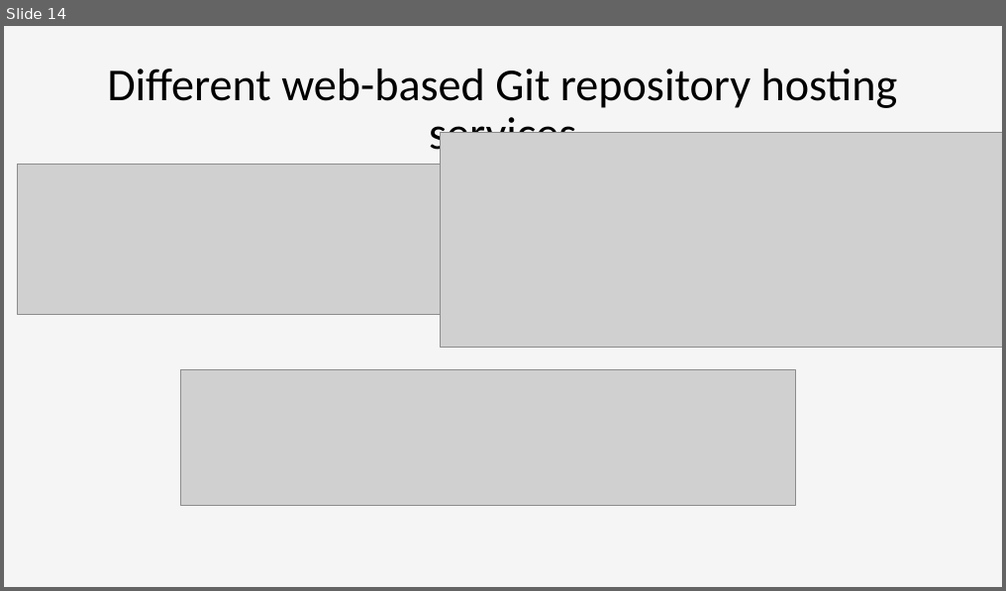
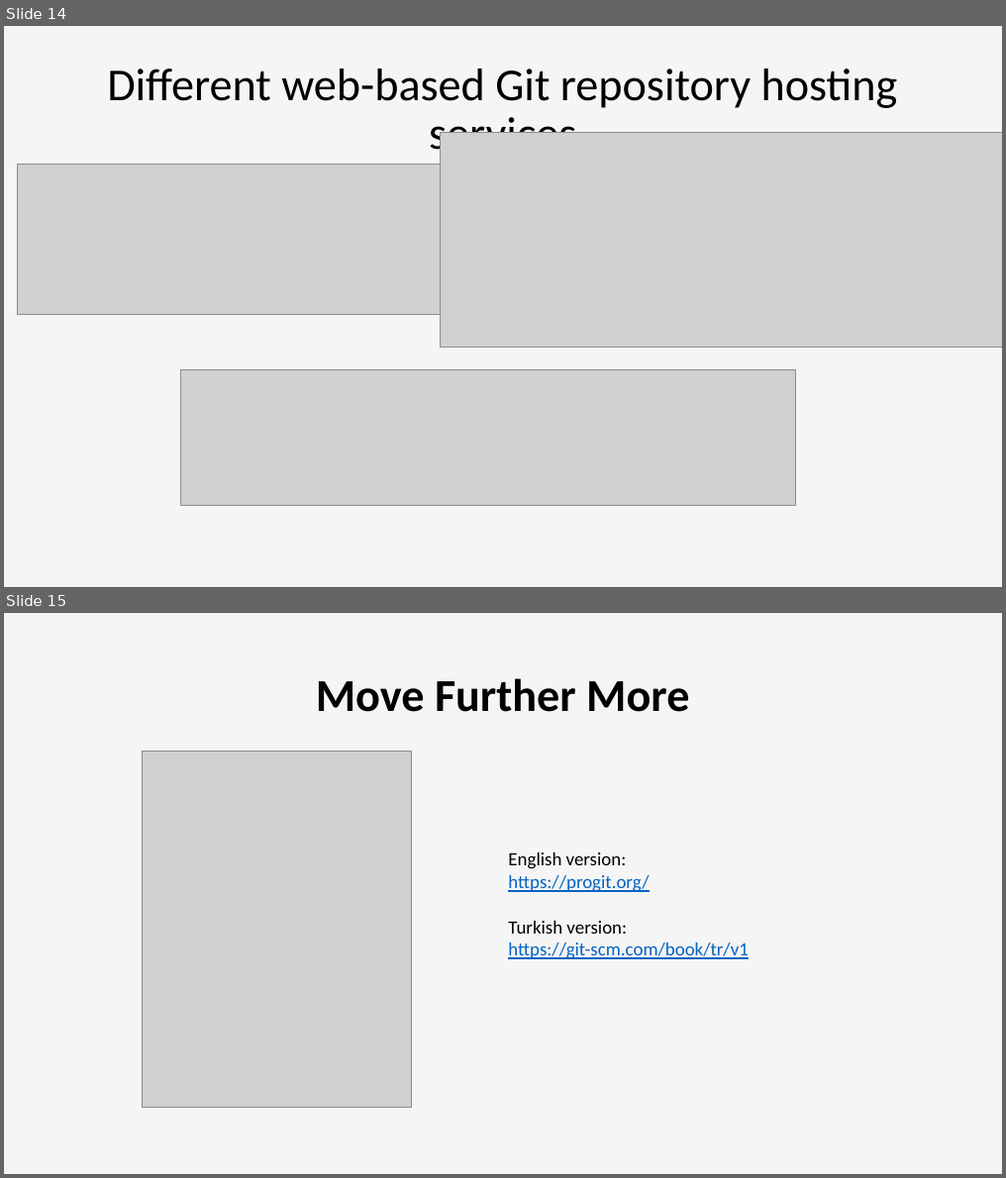
Before and after one commit to deksaa/GitSunum, a slide deck: GitSunum.pptx. Shown one above the other, each under a label of ours: slide 14 before the commit, slides 14 and 15 after it. The pictures are 1006x591 and 1006x1178 pixels, drawn with LibreOffice and Linux fonts; fonts in the diff are those of the drawing; grey boxes stand for pictures. Boxes give left, top, right and bottom in pixels: in the first picture for what was removed or moved away, otherwise in the second. Text is boxed around its words. In the diff, an @@ line names an element or a change of style, - is before the commit and + after.

```diff
--- a/GitSunum.pptx
+++ b/GitSunum.pptx
@@ slide 15 added at (4,613,1002,1174), background #F5F5F5 @@
@@ title added at (316,678,689,712), 44 pt, text #000000, bold @@
+Move Further More
@@ picture added at (142,752,412,1108) @@
@@ text added at (508,853,747,959), 18 pt, text #0563C1, underline @@
+English version:
+https://progit.org/
+Turkish version:
+https://git-scm.com/book/tr/v1
```
Also in this commit, not shown: 1 slide changed.
